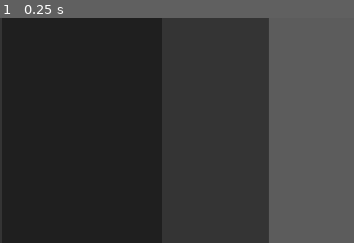
Above: before the commit, frame 1.
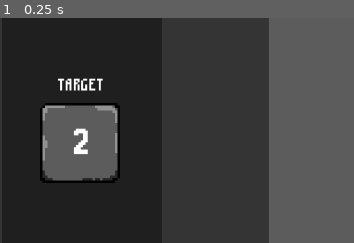
Above: after the commit, the same moment.

Repository: hd2802/stack-demon
Game: Godot game, scene res://_Scenes/level.tscn
Same seed, same stepped clock (60 frames per second), same inputs: the game is played once before the commit and once after it.
Inputs:
- Up to frame 1 (0.25 s): no input
The pictures show only the part of the screen within x 0-50%, y 9-59%; the shares and areas given below are measured in that part.

The runs differ from the first frame. In frame 1, 8.1% of the frame differs, in the area x 11-34%, y 26-74%.

Commit message:
feat: add target

Diff:
--- /dev/null
+++ b/Themes/label.tres
@@ -0,0 +1,7 @@
+[gd_resource type="Theme" load_steps=2 format=3 uid="uid://engys5p3iknv"]
+
+[ext_resource type="FontFile" uid="uid://dau2kfrillxnh" path="res://Assets/Fonts/m3x6.ttf" id="1_fgx82"]
+
+[resource]
+default_font = ExtResource("1_fgx82")
+default_font_size = 50
--- a/_Scenes/level.tscn
+++ b/_Scenes/level.tscn
@@ -1,11 +1,14 @@
-[gd_scene load_steps=7 format=3 uid="uid://dipmb0ce8ps10"]
+[gd_scene load_steps=10 format=3 uid="uid://dipmb0ce8ps10"]
 
 [ext_resource type="Script" path="res://_Scripts/Level/level.gd" id="1_nxa5s"]
 [ext_resource type="Script" path="res://_Scripts/Hand/hand.gd" id="2_f4ts2"]
 [ext_resource type="Texture2D" uid="uid://cvyyq7gn65onv" path="res://Sprites/upload_button.png" id="4_q03lm"]
 [ext_resource type="Theme" uid="uid://de0d88t3bbp3w" path="res://Themes/stack.tres" id="5_bsc3n"]
 [ext_resource type="Script" path="res://_Scripts/Stack/stack.gd" id="6_icv8i"]
+[ext_resource type="Texture2D" uid="uid://btgxkwu2h4225" path="res://Sprites/information container.png" id="7_4dfoi"]
+[ext_resource type="Theme" uid="uid://engys5p3iknv" path="res://Themes/label.tres" id="7_5tmqg"]
 [ext_resource type="Texture2D" uid="uid://brkxbrggtrgk1" path="res://Sprites/enter_button.png" id="7_t4ijt"]
+[ext_resource type="Script" path="res://_Scripts/Target/target.gd" id="8_a82j4"]
 
 [node name="Level" type="Node2D"]
 script = ExtResource("1_nxa5s")
@@ -85,5 +88,36 @@
 scale = Vector2(0.25, 0.25)
 texture = ExtResource("7_t4ijt")
 
+[node name="TargetPanelLabel" type="Label" parent="."]
+offset_left = 52.0
+offset_top = 140.0
+offset_right = 210.0
+offset_bottom = 194.0
+theme = ExtResource("7_5tmqg")
+text = "TARGET"
+horizontal_alignment = 1
+vertical_alignment = 1
+
+[node name="Target" type="Control" parent="."]
+layout_mode = 3
+anchors_preset = 15
+anchor_right = 1.0
+anchor_bottom = 1.0
+offset_left = 64.0
+offset_top = 200.0
+offset_right = 64.0
+offset_bottom = 200.0
+grow_horizontal = 2
+grow_vertical = 2
+size_flags_horizontal = 4
+size_flags_vertical = 4
+theme = ExtResource("5_bsc3n")
+script = ExtResource("8_a82j4")
+
+[node name="Sprite2D" type="Sprite2D" parent="Target"]
+position = Vector2(64, 64)
+scale = Vector2(0.5, 0.5)
+texture = ExtResource("7_4dfoi")
+
 [connection signal="pressed" from="PlayCardButton" to="Hand" method="_on_play_card_button_pressed"]
 [connection signal="pressed" from="StackCalculationButton" to="Stack" method="_on_stack_calculation_button_pressed"]
--- a/_Scripts/Level/level.gd
+++ b/_Scripts/Level/level.gd
@@ -4,8 +4,8 @@
 var level_data : LevelDataResource
 
 var stack_node : Stack
-
 var hand_node : Hand
+var target_node : Target
 
 func _ready() -> void:
 	# Placeholder for testing and debugging
@@ -19,5 +19,9 @@
 	hand_node = self.get_node("Hand")
 	hand_node.initialise_hand(level_data.hand)
 
+	# Target initialisation
+	target_node = self.get_node("Target")
+	target_node.initialise_target(level_data.target_state)
+
 func _process(delta: float) -> void:
 	pass
--- /dev/null
+++ b/_Scripts/Target/target.gd
@@ -0,0 +1,15 @@
+extends Node
+class_name Target
+
+func ready() -> void:
+	pass
+
+func initialise_target(target : Array[String]):
+	var label : Label = Label.new()
+	label.text = target[0]
+	label.set_horizontal_alignment(HORIZONTAL_ALIGNMENT_CENTER)
+	label.set_vertical_alignment(VERTICAL_ALIGNMENT_CENTER)
+
+	# very precise way of centering as other methods don't currently work
+	label.position = Vector2((64+32)/2 + 6, 40)
+	self.add_child(label)
Binary file added: Assets/Fonts/m3x6.ttf
Not shown, added: Assets/Fonts/m3x6.ttf.import
Binary file added: Assets/Fonts/m5x7.ttf
Not shown, added: Assets/Fonts/m5x7.ttf.import
Binary file added: Sprites/information container.png
Not shown, added: Sprites/information container.png.import
Not shown, changed: README.md
